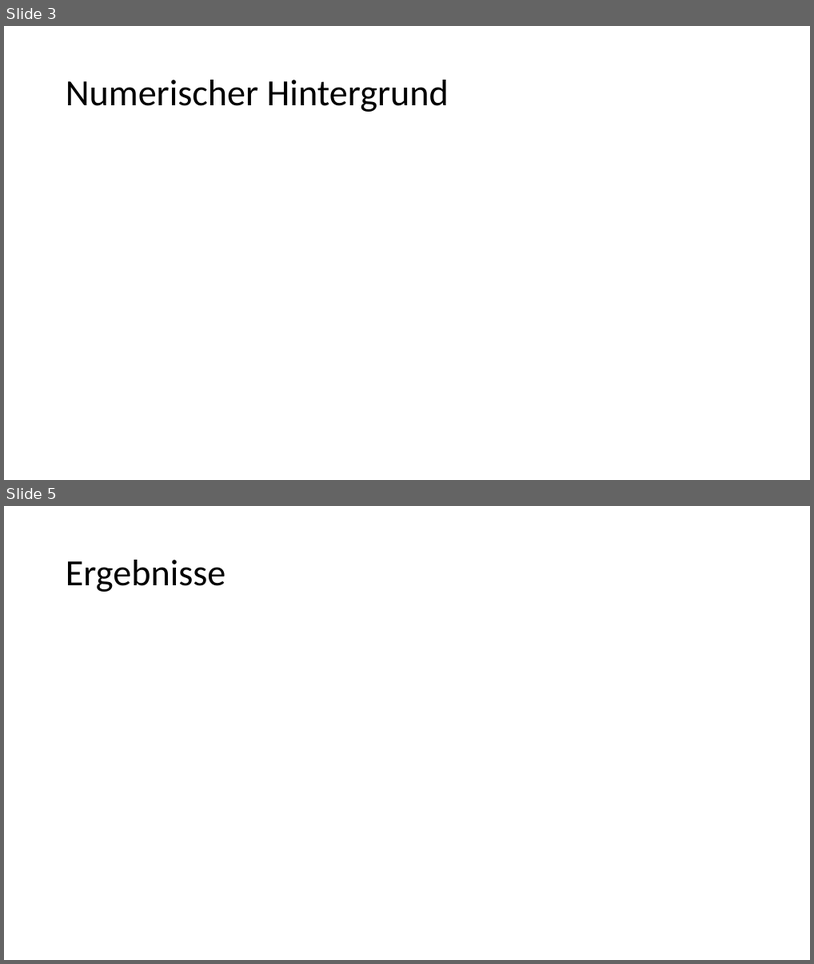
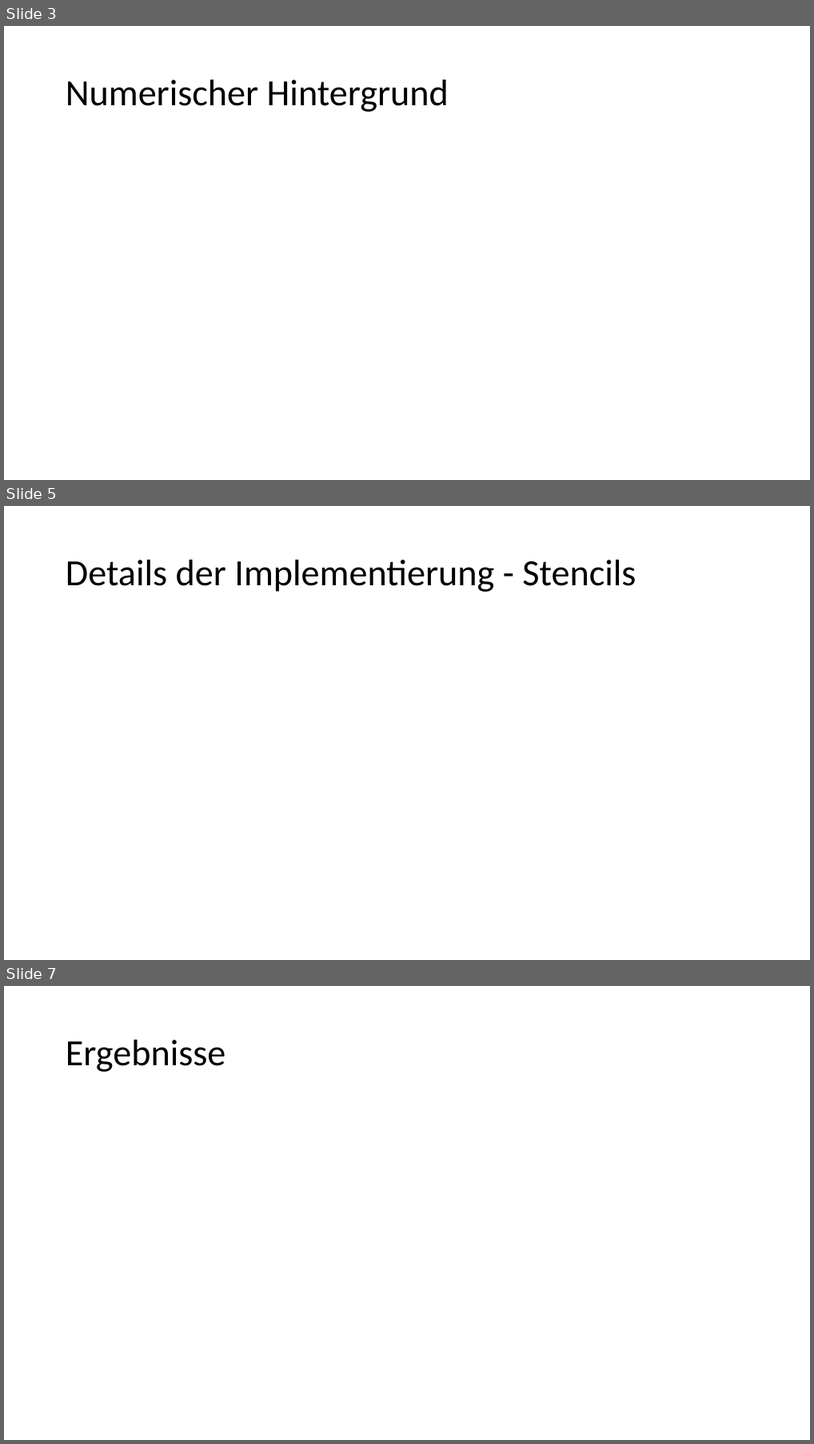
Before and after one commit to JMennenga/Numerik, a slide deck: Wirbelströmungen.pptx. Shown one above the other, each under a label of ours: slides 3 and 5 before the commit, slides 3, 5 and 7 after it; the slides between them are not shown. The pictures are 814x964 and 814x1444 pixels, drawn with LibreOffice and Linux fonts; fonts in the diff are those of the drawing. Boxes give left, top, right and bottom in pixels: in the first picture for what was removed or moved away, otherwise in the second. Text is boxed around its words. In the diff, an @@ line names an element or a change of style, - is before the commit and + after.

```diff
--- a/Wirbelströmungen.pptx
+++ b/Wirbelströmungen.pptx
@@ slide 5 added at bbox=[4, 506, 810, 960], background #FFFFFF @@
@@ title added at bbox=[66, 560, 636, 592], 44 pt, text #000000 @@
+Details der Implementierung - Stencils
@@ what was slide 5 is now slide 7 @@
```
Also in this commit, not shown: 2 slides changed, 1 other slide added.
